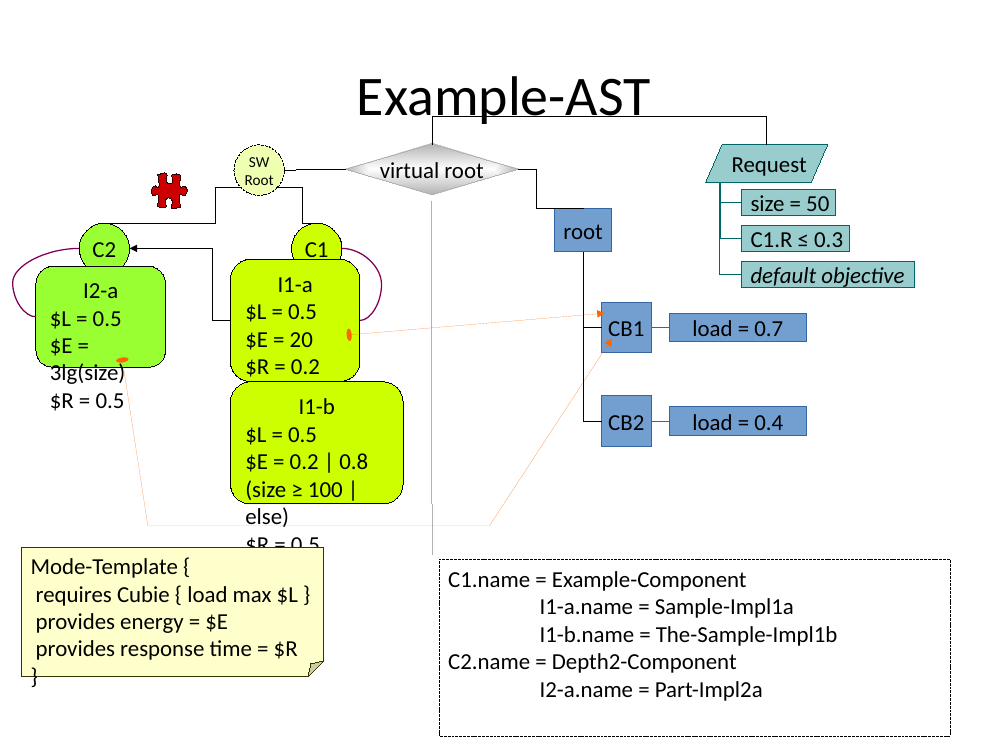
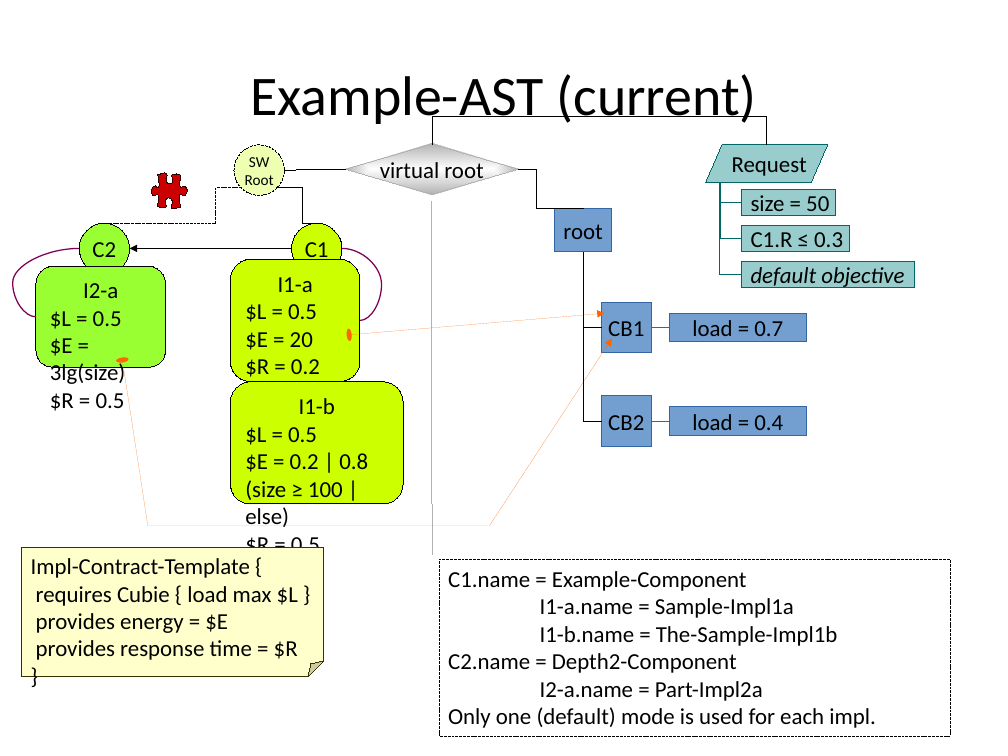
Before and after one commit to rene-schoene/racr-mquat, a slide deck: slide 28 of doc/the-model.odp. Drawn at 1008x756 pixels with LibreOffice and Linux fonts; fonts in the diff are those of the drawing. Boxes give left, top, right and bottom in pixels: in the first picture for what was removed or moved away, otherwise in the second. Text is boxed around its words. In the diff, an @@ line names an element or a change of style, - is before the commit and + after.

Commit message:
Added optimal Example-AST.

```diff
--- a/doc/the-model.odp
+++ b/doc/the-model.odp
@@ title at (x1=250, y1=74, x2=757, y2=128): text changed @@
-Example-AST
+Example-AST (current)
@@ elbow arrow moved from (231, 320) - (130, 249) to (292, 249) - (130, 249) @@
@@ text in folded corner at (x1=31, y1=558, x2=250, y2=578): text changed @@
-Mode-Template {
+Impl-Contract-Template {
@@ text in rectangle at (x1=448, y1=707, x2=875, y2=728): paragraph added @@
+Only one (default) mode is used for each impl.
```
Also in this commit, not shown: 1 slide added.
